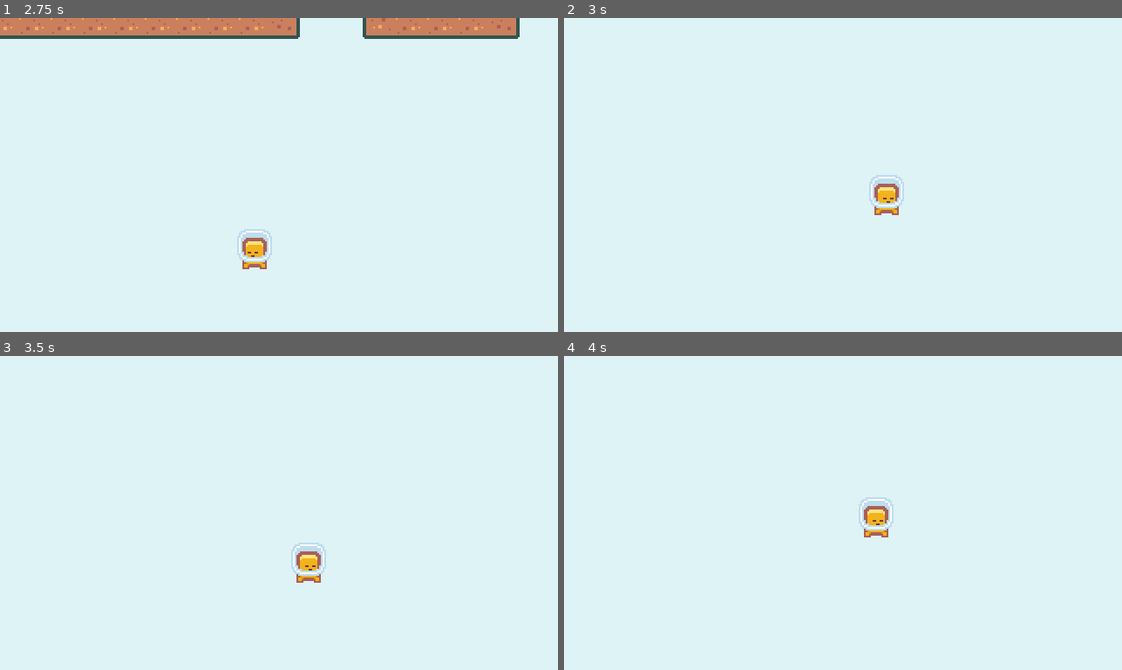
Above: before the commit, frames 1-4 (two rows, left to right).
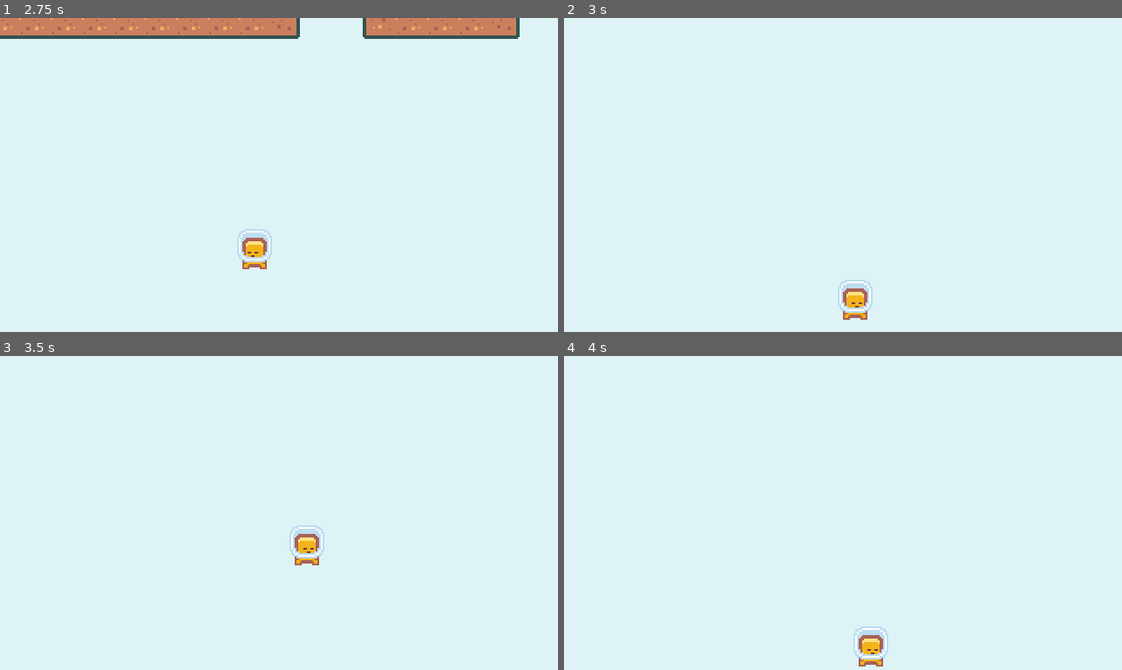
Above: after the commit, the same moments.

Repository: Yrainyw/2D-Platformer
Game: Godot game, scene res://Scenes/baseLevel.tscn
The game is run twice, just before and just after one commit, with the same random seed, the same clock (stepped at 60 frames per second) and the same inputs. This scene is started directly instead of the project's main scene.
Inputs:
- Up to frame 1 (2.75 s): hold D (move_right) 0.53-2.03 s; tap K (dash) at 0.6, 1.35, 2.1 s; tap J (jump) at 0.77, 1.52 s; hold A (move_left) from 2.03 s (still down)
- Up to frame 2 (3 s): release A (move_left) at 2.78 s; hold D (move_right) from 2.78 s (still down); tap K (dash) at 2.85 s
- Up to frame 3 (3.5 s): keep holding D (move_right); tap J (jump) at 3.02 s
- Up to frame 4 (4 s): keep holding D (move_right); tap K (dash) at 3.6 s; tap J (jump) at 3.77 s

Frame 1 is identical in both runs. In frame 2, 1.4% of the frame differs, in the area x 49-61%, y 50-97%; in frame 3, 1.0%; in frame 4, 1.4%.

Commit message:
Making the Player Dash Destroy Enemies

Diff:
--- a/Scenes/Player.tscn
+++ b/Scenes/Player.tscn
@@ -31,11 +31,16 @@
 [sub_resource type="RectangleShape2D" id=4]
 extents = Vector2( 5.00045, 8.03342 )
 
+[sub_resource type="CapsuleShape2D" id=5]
+radius = 11.0
+height = 10.0
+
 [node name="Player" type="KinematicBody2D" groups=[
 "player",
 ]]
 collision_layer = 0
 script = ExtResource( 2 )
+dashHazardMask = 262144
 
 [node name="CoyoteTimer" type="Timer" parent="."]
 wait_time = 0.2
@@ -52,8 +57,8 @@
 
 [node name="HazardArea" type="Area2D" parent="."]
 visible = false
-collision_layer = 262144
-collision_mask = 262144
+collision_layer = 0
+collision_mask = 327680
 
 [node name="CollisionShape2D" type="CollisionShape2D" parent="HazardArea"]
 position = Vector2( 0, -6.954 )
@@ -68,3 +73,13 @@
 visible = false
 position = Vector2( 0.0207672, -8.10117 )
 shape = SubResource( 4 )
+
+[node name="DashArea" type="Area2D" parent="."]
+position = Vector2( 0, -11 )
+collision_layer = 0
+collision_mask = 2
+
+[node name="CollisionShape2D" type="CollisionShape2D" parent="DashArea"]
+rotation = 1.5708
+shape = SubResource( 5 )
+disabled = true
--- a/Scenes/enemy.tscn
+++ b/Scenes/enemy.tscn
@@ -20,6 +20,8 @@
 
 [sub_resource type="CircleShape2D" id=4]
 radius = 5.0
+
+[sub_resource type="CircleShape2D" id=5]
 
 [node name="Enemy" type="KinematicBody2D"]
 collision_layer = 0
@@ -46,9 +48,18 @@
 shape = SubResource( 3 )
 
 [node name="HazardArea" type="Area2D" parent="."]
-collision_layer = 262144
-collision_mask = 262144
+visible = false
+collision_layer = 65536
+collision_mask = 0
 
 [node name="CollisionShape2D" type="CollisionShape2D" parent="HazardArea"]
 position = Vector2( 0, -7 )
 shape = SubResource( 4 )
+
+[node name="HitboxArea" type="Area2D" parent="."]
+collision_layer = 2
+collision_mask = 0
+
+[node name="CollisionShape2D" type="CollisionShape2D" parent="HitboxArea"]
+position = Vector2( 0, -8 )
+shape = SubResource( 5 )
--- a/Scripts/Player.gd
+++ b/Scripts/Player.gd
@@ -4,14 +4,16 @@
 
 enum State { NORMAL, DASHING }
 
+export (int, LAYERS_2D_PHYSICS) var dashHazardMask
+
 var gravity = 1000 # 重力大小，越大下落越快
 var velocity = Vector2.ZERO
-
 var maxHorizontalSpeed = 140 # 水平移动最大速度(跑多快)
 var horizontalAcceleration = 2000 # 水平加速度(多快能跑到最大速度,越大起步越快)
 
 var maxDashSpeed = 500
 var minDashSpeed = 200
+var hasDash = true
 
 var jumpSpeed = 360 # 跳跃初速度(跳多高)
 var jumpTerminationMultiplier = 4  # 松开跳跃键后,重力加倍的倍数(控制"跳跃高度可变":点一下跳得低,按住跳得高)
@@ -20,9 +22,13 @@
 var currentState = State.NORMAL
 var isStateNew = true
 
+var defaultHazardMask = 0
+
 
 func _ready():
 	$HazardArea.connect("area_entered", self, "on_hazard_area_entered")
+	$DashArea.connect("area_entered", self, "on_dash_area_entered")
+	defaultHazardMask = $HazardArea.collision_mask
 
 
 func _process(delta):
@@ -40,6 +46,10 @@
 
 
 func process_normal(delta):
+	if (isStateNew):
+		$DashArea/CollisionShape2D.disabled = true
+		$HazardArea.collision_mask = defaultHazardMask
+
 	var moveVector = get_movement_vector()
 
 	velocity.x += moveVector.x * horizontalAcceleration * delta
@@ -69,8 +79,10 @@
 
 	if (is_on_floor()):
 		hasDoubleJump = true
+		hasDash = true
 
-	if (Input.is_action_just_pressed("dash")):
+	if (Input.is_action_just_pressed("dash") && hasDash):
+		hasDash = false
 		call_deferred("change_state", State.DASHING)
 
 	updateAnimation()
@@ -78,7 +90,9 @@
 
 func process_dash(delta):
 	if (isStateNew):
+		$DashArea/CollisionShape2D.disabled = false
 		$AnimatedSprite.play("jump")
+		$HazardArea.collision_mask = dashHazardMask
 		var moveVector = get_movement_vector()
 		var velocityMod = 1
 
@@ -119,3 +133,8 @@
 
 func on_hazard_area_entered(_area2d):
 	emit_signal("died")
+
+
+func on_dash_area_entered(area2d):
+	if area2d.is_in_group("enemy_hurtbox"):
+		area2d.get_parent().take_damage()
--- a/Scripts/enemy.gd
+++ b/Scripts/enemy.gd
@@ -12,6 +12,7 @@
 func _ready():
 	direction = Vector2.RIGHT if startDirection == Direction.RIGHT else Vector2.LEFT
 	$GoalDetector.connect("area_entered", self, "on_goal_entered")
+	$HitboxArea.connect("area_entered", self, "on_hitbox_entered")
 
 
 func _process(delta):
@@ -25,3 +26,7 @@
 
 func on_goal_entered(_area2d):
 	direction *= -1
+
+
+func on_hitbox_entered(_area2d):
+	queue_free()
--- a/project.godot
+++ b/project.godot
@@ -75,6 +75,9 @@
 
 [layer_names]
 
+2d_physics/layer_1="TERRAIN"
+2d_physics/layer_2="ENEMY"
+2d_physics/layer_17="ENEMY_HAZARD"
 2d_physics/layer_18="ENEMY_GOAL"
 2d_physics/layer_19="HAZARD"
 2d_physics/layer_20="PICKUP"
Not shown: 1 places in Scenes/Player.tscn that only renumber resources
Not shown: 1 places in Scenes/enemy.tscn that only renumber resources
